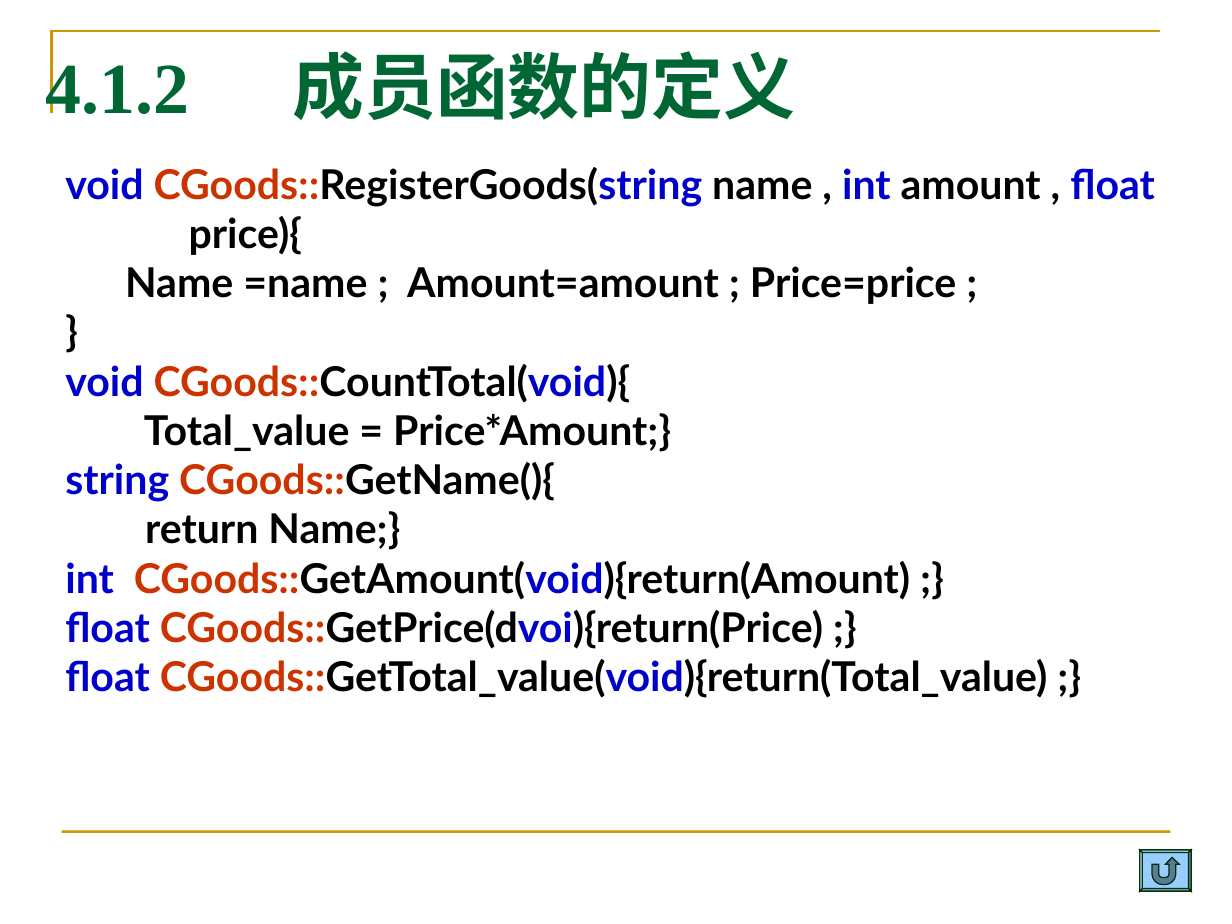
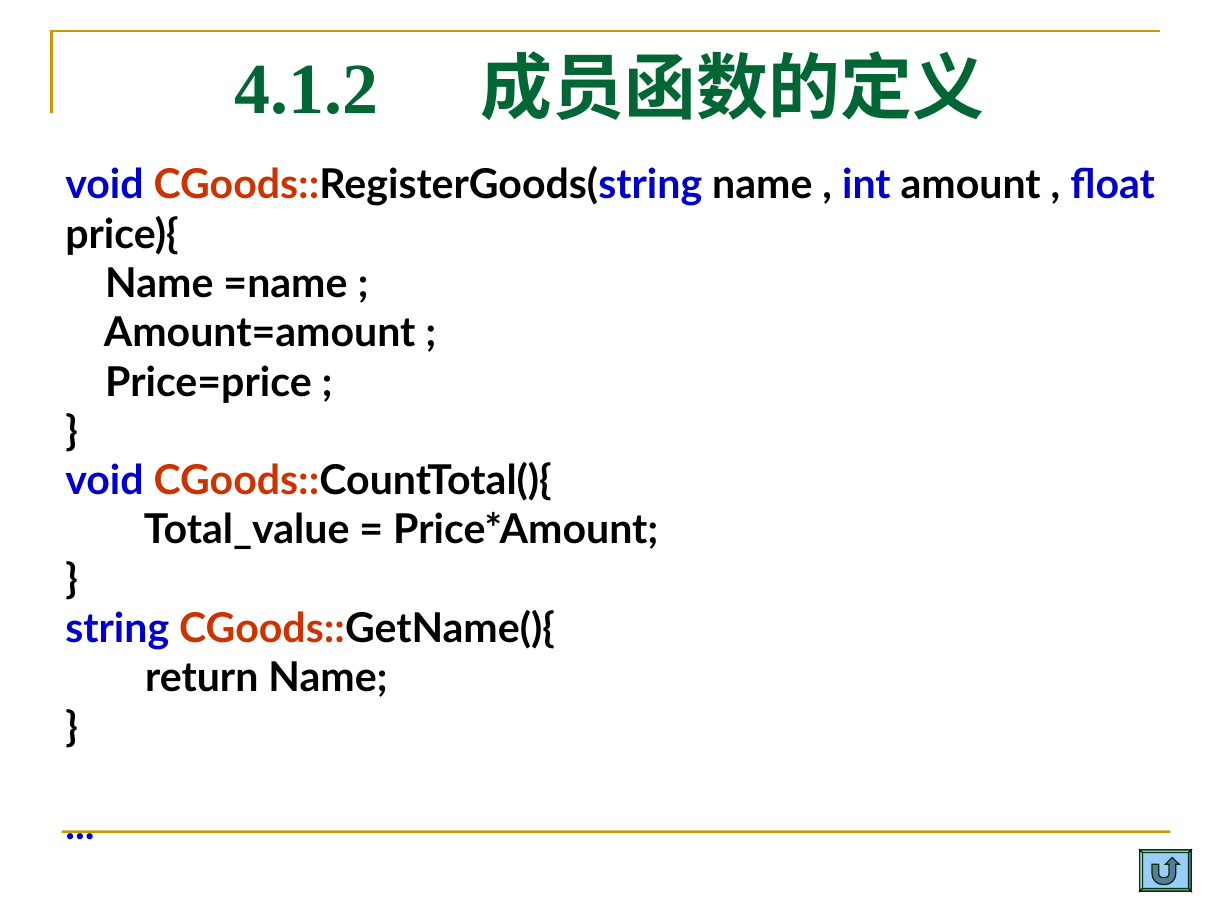
Before and after one commit to Changhe160/Changhe160.github.io, a slide deck: slide 66 of teachingRes/Cplusplus/unit04类与对象.ppt (slide 68 before the commit). Drawn at 1232x924 pixels with LibreOffice and Linux fonts; fonts in the diff are those of the drawing. Boxes give left, top, right and bottom in pixels: in the first picture for what was removed or moved away, otherwise in the second. Text is boxed around its words. In the diff, an @@ line names an element or a change of style, - is before the commit and + after.

```diff
--- a/teachingRes/Cplusplus/unit04类与对象.ppt
+++ b/teachingRes/Cplusplus/unit04类与对象.ppt
@@ title "4.1.2 成员函数的定义" at bbox=[234, 51, 984, 120]: alignment left to centre @@
@@ text at bbox=[65, 166, 1155, 650]: indent changed @@
@@ text at bbox=[104, 267, 416, 403]: text changed @@
-Name =name ; Amount=amount ; Price=price ;
+Name =name ;
+Amount=amount ;
+Price=price ;
@@ text at bbox=[65, 462, 658, 549]: text changed @@
-void CGoods::CountTotal(void){
-Total_value = Price*Amount;}
+void CGoods::CountTotal(){
+Total_value = Price*Amount;
+}
@@ text at bbox=[145, 661, 387, 697]: text changed @@
-return Name;}
-int CGoods::GetAmount(void){return(Amount) ;}
-float CGoods::GetPrice(dvoi){return(Price) ;}
-float CGoods::GetTotal_value(void){return(Total_value) ;}
+return Name;
+}
+...
```
Also in this commit, not shown: 87 other slides changed, 2 slides removed, 1 other file.
